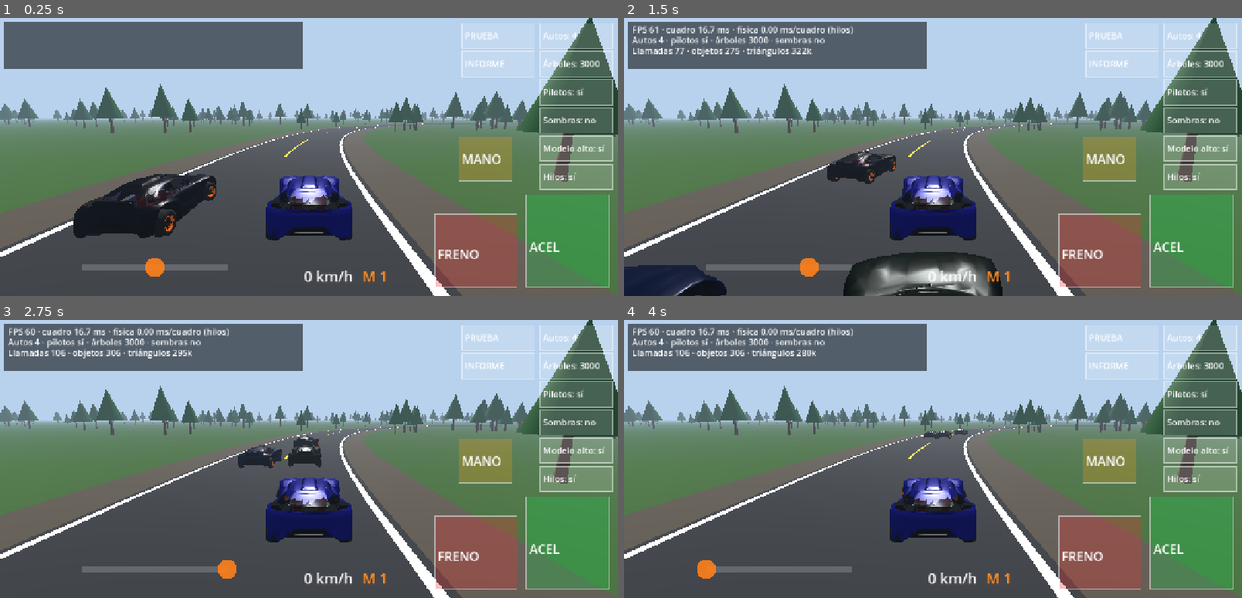
Above: before the commit, frames 1-4 (two rows, left to right).
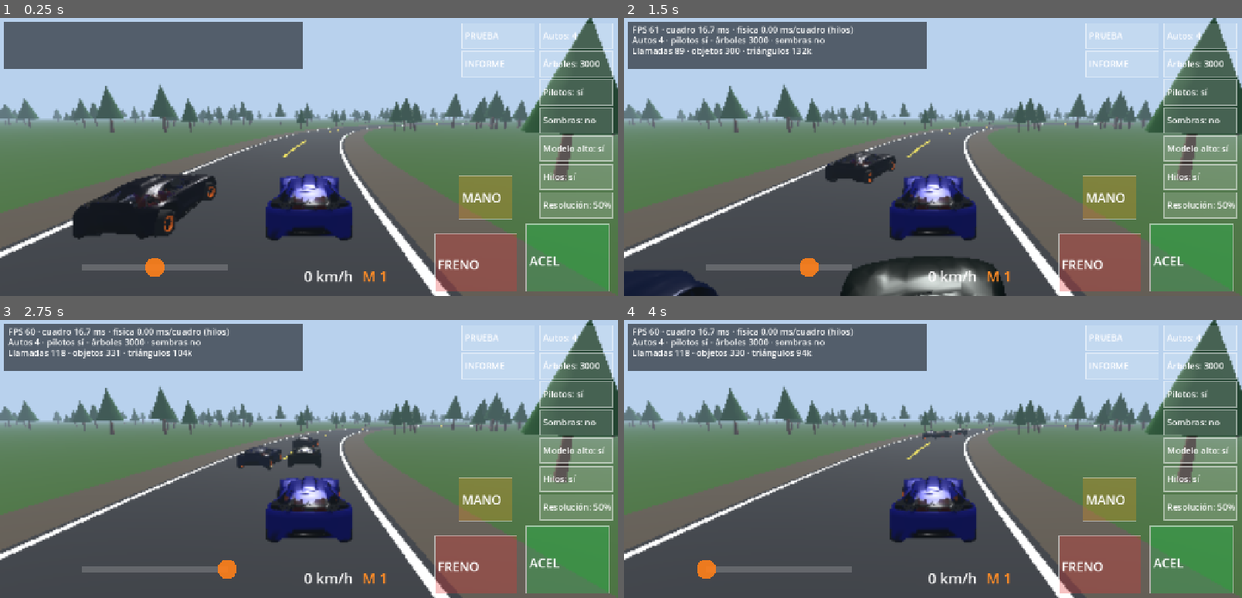
Above: after the commit, the same moments.

Repository: webmaletin-art/Rally-Sim-movile
Game: Godot game, scene res://bootstrap/boot.tscn
The game is run twice, just before and just after one commit, with the same random seed, the same clock (stepped at 60 frames per second) and the same inputs.
Inputs (mouse positions are in pixels of both pictures, inside the frame that each line leads up to):
- Up to frame 1 (0.25 s): no input
- Up to frame 2 (1.5 s): move the mouse to (1068, 143) at 0.52 s; hold D 0.53-1.25 s; click (1068, 143) at 0.67 s; tap Space at 0.77 s; drag from (809, 170) to (902, 212) at 1.27 s
- Up to frame 3 (2.75 s): move the mouse to (370, 397) at 2.02 s; hold D from 2.03 s (still down)
- Up to frame 4 (4 s): release D at 2.75 s; drag from (902, 514) to (747, 417) at 2.77 s; move the mouse to (1118, 500) at 3.52 s; hold A from 3.53 s (still down); tap Space at 3.77 s

The runs differ from the first frame. In frame 1, 8.4% of the frame differs, in the area x 0-100%, y 0-100%; in frame 2, 11%; in frame 3, 8.5%; in frame 4, 8.4%.

Commit message:
Godot: 3D at reduced resolution (SubViewport), chunked trees with distance culling, physics one frame ahead on worker threads, release export, richer report
The phone report showed 35 FPS with a single car and 15k triangles: the 3D
view was rendered at native 2400x1080 (about 5x the pixels of the HTML
version). The world now renders in a SubViewport at a configurable fraction
of the screen (default 50%) while the HUD stays sharp. Trees are grouped in
300 m chunks culled beyond 450 m. Physics runs a frame ahead on the worker
pool and rendering reads per-car snapshots. APKs are exported with the
release template. The report reads CPU/memory from /proc on Android.

Co-Authored-By: Claude Sonnet 5.5 <noreply@anthropic.com>
Claude-Session: https://claude.ai/code/session_01P18mcfX7vPAh1HouukYKHr

Diff:
--- a/godot/game/car/car.gd
+++ b/godot/game/car/car.gd
@@ -5,9 +5,11 @@
 const VehicleParams := preload("res://game/physics/vehicle_params.gd")
 const CarVisual := preload("res://game/car/car_visual.gd")
 const TrackBase := preload("res://game/physics/track_base.gd")
+const CarSnapshot := preload("res://game/car/car_snapshot.gd")
 
 var phys: VehiclePhysics
 var visual: Node3D
+var snap: CarSnapshot = CarSnapshot.new()
 var is_player := false
 var driver: RefCounted = null # IA (RingDriver) o null si es el jugador
 # entradas del jugador (las carga el HUD / teclado)
@@ -21,9 +23,11 @@
 	is_player = player
 	visual = CarVisual.new()
 	visual.setup(params, lo, paint, rim)
+	snap.capture(phys)
 
 func place(x: float, z: float, yaw: float) -> void:
 	phys.reset(x, z, yaw)
+	snap.capture(phys)
 
 func step(dt: float) -> void:
 	if driver != null:
@@ -32,5 +36,9 @@
 	else:
 		phys.step(dt, in_throttle, in_brake, in_steer, in_handbrake)
 
+## Copia el estado de la física a la foto (hay que llamarlo con la física quieta)
+func capture() -> void:
+	snap.capture(phys)
+
 func update_visual(dt: float) -> void:
-	visual.sync_from(phys, dt)
+	visual.sync_from(snap, dt)
--- /dev/null
+++ b/godot/game/car/car_snapshot.gd
@@ -0,0 +1,31 @@
+extends RefCounted
+## Foto del estado de un auto para dibujarlo. La física corre un cuadro adelantada en otros hilos; el dibujado y la cámara
+## leen esta copia (nunca el estado vivo), así no hay carreras de datos entre hilos.
+
+var px := 0.0
+var py := 0.0
+var pz := 0.0
+var pitch := 0.0
+var roll := 0.0
+var yaw := 0.0
+var steerAngle := 0.0
+var vLong := 0.0
+var gear := 1
+var rpm := 0.0
+var wheel_s := PackedFloat64Array([0.0, 0.0, 0.0, 0.0])
+var wheel_omega := PackedFloat64Array([0.0, 0.0, 0.0, 0.0])
+
+func capture(p) -> void:
+	px = p.px
+	py = p.py
+	pz = p.pz
+	pitch = p.pitch
+	roll = p.roll
+	yaw = p.yaw
+	steerAngle = p.steerAngle
+	vLong = p.vLong
+	gear = p.gear
+	rpm = p.rpm
+	for i in 4:
+		wheel_s[i] = p.wheels[i].s
+		wheel_omega[i] = p.wheels[i].omega
--- a/godot/game/car/car_visual.gd
+++ b/godot/game/car/car_visual.gd
@@ -3,7 +3,7 @@
 ## Estructura igual a VehicleVisual de js/main.js: el grupo está en el centro de masa; la carrocería baja hasta el piso;
 ## cada rueda cuelga de su punto de suspensión y gira con la velocidad angular real de la física.
 
-const VehiclePhysics := preload("res://game/physics/vehicle_physics.gd")
+const CarSnapshot := preload("res://game/car/car_snapshot.gd")
 const VehicleParams := preload("res://game/physics/vehicle_params.gd")
 const VOLT_WHEEL_R := 0.40 # radio de la rueda con la que se modeló el GLB
 
@@ -88,16 +88,15 @@
 	return out
 
 ## Sincroniza con el estado de la física
-func sync_from(p: VehiclePhysics, dt: float) -> void:
+func sync_from(p: CarSnapshot, dt: float) -> void:
 	position = Vector3(p.px, p.py, p.pz)
 	basis = Basis.from_euler(Vector3(p.pitch, p.yaw, p.roll), EULER_ORDER_YXZ)
 	var base := V.comHeight + V.hardpointY - V.rideOffset
 	for i in 4:
 		var w: Dictionary = wheels[i]
-		var pw = p.wheels[i]
 		var steer: Node3D = w["steer"]
-		steer.position.y = base - pw.s
+		steer.position.y = base - p.wheel_s[i]
 		if w["front"]:
 			steer.rotation.y = p.steerAngle
-		w["angle"] += pw.omega * dt
+		w["angle"] += p.wheel_omega[i] * dt
 		(w["spin"] as Node3D).rotation.x = w["angle"]
--- a/godot/game/main.gd
+++ b/godot/game/main.gd
@@ -37,6 +37,9 @@
 var hi_model := true
 var cam_mode := ""
 var threaded := true
+var world: SubViewport # el mundo 3D se dibuja acá, a menor resolución que la pantalla (el HUD queda nítido)
+var view_rect: TextureRect
+var res_scale := 0.5
 var bench_i := -1 # índice de la prueba automática en curso (-1 = apagada)
 var bench_t := 0.0
 var _bench_samples: Array = []
@@ -67,8 +70,10 @@
 			trees_n = int(a.substr(8))
 	vehicles = JSON.parse_string(FileAccess.get_file_as_string("res://game/data/vehicles.json"))
 	track = CircuitTrack.new()
+	_setup_viewport()
 	_build_world()
 	var layer := CanvasLayer.new()
+	layer.layer = 5
 	add_child(layer)
 	hud = Hud.new()
 	layer.add_child(hud)
@@ -79,6 +84,31 @@
 	_rebuild_cars()
 	if autobench:
 		_bench_start()
+
+## En celulares de gama media dibujar a la resolución nativa (2400x1080) es lo que más pesa: el mundo 3D se dibuja en un
+## SubViewport a una fracción de la pantalla y se estira; el HUD se dibuja aparte, a resolución completa.
+func _setup_viewport() -> void:
+	var l0 := CanvasLayer.new()
+	l0.layer = 0
+	add_child(l0)
+	world = SubViewport.new()
+	world.msaa_3d = Viewport.MSAA_DISABLED
+	world.render_target_update_mode = SubViewport.UPDATE_ALWAYS
+	add_child(world)
+	view_rect = TextureRect.new()
+	view_rect.texture = world.get_texture()
+	view_rect.expand_mode = TextureRect.EXPAND_IGNORE_SIZE
+	view_rect.stretch_mode = TextureRect.STRETCH_SCALE
+	view_rect.texture_filter = CanvasItem.TEXTURE_FILTER_LINEAR
+	l0.add_child(view_rect)
+	get_tree().root.size_changed.connect(_on_resize)
+	_on_resize()
+
+func _on_resize() -> void:
+	var win := Vector2(DisplayServer.window_get_size())
+	world.size = Vector2i(maxi(320, int(win.x * res_scale)), maxi(180, int(win.y * res_scale)))
+	view_rect.position = Vector2.ZERO
+	view_rect.size = get_viewport().get_visible_rect().size
 
 func _build_world() -> void:
 	var env := Environment.new()
@@ -92,19 +122,19 @@
 	env.fog_density = 0.0016
 	var we := WorldEnvironment.new()
 	we.environment = env
-	add_child(we)
+	world.add_child(we)
 	sun = DirectionalLight3D.new()
 	sun.rotation_degrees = Vector3(-52, 35, 0)
 	sun.light_energy = 1.25
 	sun.shadow_enabled = false
 	sun.directional_shadow_mode = DirectionalLight3D.SHADOW_PARALLEL_2_SPLITS
 	sun.directional_shadow_max_distance = 90.0
-	add_child(sun)
+	world.add_child(sun)
 	cam = Camera3D.new()
 	cam.fov = 62.0
 	cam.near = 0.15
-	cam.far = 2500.0
-	add_child(cam)
+	cam.far = 1200.0
+	world.add_child(cam)
 	cam.make_current()
 	var ground := MeshInstance3D.new()
 	var pm := PlaneMesh.new()
@@ -114,7 +144,7 @@
 	gm.albedo_color = Color(0.21, 0.35, 0.15)
 	gm.roughness = 1.0
 	ground.material_override = gm
-	add_child(ground)
+	world.add_child(ground)
 	var road := MeshInstance3D.new()
 	road.mesh = track.build_road_mesh()
 	var rm := StandardMaterial3D.new()
@@ -122,27 +152,31 @@
 	rm.roughness = 0.9
 	rm.cull_mode = BaseMaterial3D.CULL_DISABLED
 	road.material_override = rm
-	add_child(road)
-
+	world.add_child(road)
+
+## Árboles: dos MultiMesh por zona de 300 m (troncos y copas). Cada zona se dibuja solo si está a la vista y a menos de
+## 450 m: en un bosque grande el celular no paga por lo que no se ve.
 func _rebuild_trees() -> void:
 	if trees_node != null:
 		trees_node.queue_free()
 	trees_node = Node3D.new()
-	add_child(trees_node)
+	world.add_child(trees_node)
 	if trees_n <= 0:
 		return
 	var trunk := CylinderMesh.new()
 	trunk.top_radius = 0.14
 	trunk.bottom_radius = 0.24
 	trunk.height = 2.4
-	trunk.radial_segments = 6
+	trunk.radial_segments = 5
 	trunk.rings = 1
+	trunk.cap_top = false
 	var crown := CylinderMesh.new()
 	crown.top_radius = 0.0
 	crown.bottom_radius = 1.7
 	crown.height = 4.6
-	crown.radial_segments = 8
+	crown.radial_segments = 6
 	crown.rings = 1
+	crown.cap_top = false
 	var tm := StandardMaterial3D.new()
 	tm.albedo_color = Color(0.30, 0.20, 0.12)
 	tm.roughness = 1.0
@@ -151,33 +185,42 @@
 	cm.roughness = 1.0
 	trunk.material = tm
 	crown.material = cm
-	var mm_t := MultiMesh.new()
-	mm_t.transform_format = MultiMesh.TRANSFORM_3D
-	mm_t.mesh = trunk
-	mm_t.instance_count = trees_n
-	var mm_c := MultiMesh.new()
-	mm_c.transform_format = MultiMesh.TRANSFORM_3D
-	mm_c.mesh = crown
-	mm_c.instance_count = trees_n
 	var rng := RandomNumberGenerator.new()
 	rng.seed = 12345
+	var cells := {}
 	for i in trees_n:
 		var th := rng.randf() * TAU
 		var off := rng.randf_range(11.0, 260.0) * (1.0 if rng.randf() < 0.5 else -1.0)
 		var c: Vector2 = track.center(th)
 		var t: Vector2 = track.tangent(th)
 		var p := c + Vector2(-t.y, t.x) * off
-		var sc := rng.randf_range(0.8, 1.7)
-		mm_t.set_instance_transform(i, Transform3D(Basis().scaled(Vector3(sc, sc, sc)), Vector3(p.x, 1.2 * sc, p.y)))
-		mm_c.set_instance_transform(i, Transform3D(Basis().scaled(Vector3(sc, sc, sc)), Vector3(p.x, 4.4 * sc, p.y)))
-	var a := MultiMeshInstance3D.new()
-	a.multimesh = mm_t
-	var b := MultiMeshInstance3D.new()
-	b.multimesh = mm_c
-	trees_node.add_child(a)
-	trees_node.add_child(b)
+		var key := Vector2i(floori(p.x / 300.0), floori(p.y / 300.0))
+		if not cells.has(key):
+			cells[key] = []
+		cells[key].append([p.x, p.y, rng.randf_range(0.8, 1.7)])
+	for key in cells:
+		var list: Array = cells[key]
+		var mm_t := MultiMesh.new()
+		mm_t.transform_format = MultiMesh.TRANSFORM_3D
+		mm_t.mesh = trunk
+		mm_t.instance_count = list.size()
+		var mm_c := MultiMesh.new()
+		mm_c.transform_format = MultiMesh.TRANSFORM_3D
+		mm_c.mesh = crown
+		mm_c.instance_count = list.size()
+		for i in list.size():
+			var e: Array = list[i]
+			var sc: float = e[2]
+			mm_t.set_instance_transform(i, Transform3D(Basis().scaled(Vector3(sc, sc, sc)), Vector3(e[0], 1.2 * sc, e[1])))
+			mm_c.set_instance_transform(i, Transform3D(Basis().scaled(Vector3(sc, sc, sc)), Vector3(e[0], 4.4 * sc, e[1])))
+		for mm in [mm_t, mm_c]:
+			var inst := MultiMeshInstance3D.new()
+			inst.multimesh = mm
+			inst.visibility_range_end = 450.0
+			trees_node.add_child(inst)
 
 func _rebuild_cars() -> void:
+	_finish_physics()
 	for c in cars:
 		c.visual.queue_free()
 	cars.clear()
@@ -196,7 +239,7 @@
 			car.driver = RingDriver.new(track, 20.0 + float((i * 7) % 9), (float((i * 5) % 7) - 3.0) * 0.9)
 		var sp: Array = track.start_pose(i)
 		car.place(sp[0], sp[1], sp[2])
-		add_child(car.visual)
+		world.add_child(car.visual)
 		if no_body:
 			car.visual.body.get_child(0).visible = false
 		if pilots_on:
@@ -206,9 +249,10 @@
 	cam_ready = false
 
 ## Prueba automática: recorre varias cargas (cada una 6 s, descartando el primer segundo y medio) y muestra la tabla.
+## [autos, árboles, pilotos, sombras, hilos, resolución]
 const BENCH_CFGS := [
-	[1, 0, 0, 0, 1], [1, 3000, 1, 0, 1], [4, 3000, 1, 0, 1], [8, 3000, 1, 0, 1],
-	[8, 8000, 1, 0, 1], [8, 8000, 0, 0, 1], [8, 3000, 1, 0, 0], [4, 3000, 1, 1, 1]]
+	[1, 0, 0, 0, 1, 1.0], [1, 0, 0, 0, 1, 0.5], [1, 3000, 1, 0, 1, 0.5], [4, 3000, 1, 0, 1, 0.5],
+	[8, 3000, 1, 0, 1, 0.5], [8, 8000, 1, 0, 1, 0.5], [8, 3000, 0, 0, 1, 0.5], [8, 3000, 1, 0, 0, 0.5], [4, 3000, 1, 1, 1, 0.5]]
 
 func _bench_start() -> void:
 	bench_i = -1
@@ -220,7 +264,7 @@
 	bench_i += 1
 	if bench_i >= BENCH_CFGS.size():
 		bench_i = -1
-		var lines := ["RESULTADOS (mandame una captura de esto)", "autos · árboles · pilotos · sombras · hilos  →  FPS · ms/cuadro · física ms · llamadas · triángulos"]
+		var lines := ["RESULTADOS (mandame una captura de esto)", "autos · árboles · pilotos · sombras · hilos · resolución  →  FPS · ms/cuadro · física ms · llamadas · triángulos"]
 		for r in bench_results:
 			lines.append(r)
 		lines.append("Tocá INFORME para copiar el informe completo")
@@ -239,6 +283,8 @@
 	pilots_on = c[2] == 1
 	sun.shadow_enabled = c[3] == 1
 	threaded = c[4] == 1
+	res_scale = c[5]
+	_on_resize()
 	if new_trees != trees_n or trees_node == null:
 		trees_n = new_trees
 		_rebuild_trees()
@@ -270,8 +316,8 @@
 			stri += s[3]
 		var c: Array = BENCH_CFGS[bench_i]
 		if n > 0:
-			bench_results.append("%2d autos · %5d árb · pil %s · som %s · hilos %s  →  %3d FPS · %5.1f ms · fis %4.1f · %4d llam · %dk tri" % [
-				c[0], c[1], "sí" if c[2] == 1 else "no", "sí" if c[3] == 1 else "no", "sí" if c[4] == 1 else "no",
+			bench_results.append("%2d autos · %5d árb · pil %s · som %s · hilos %s · res %3d%%  →  %3d FPS · %5.1f ms · fis %4.1f · %4d llam · %dk tri" % [
+				c[0], c[1], "sí" if c[2] == 1 else "no", "sí" if c[3] == 1 else "no", "sí" if c[4] == 1 else "no", int(c[5] * 100.0),
 				int(round(float(n) / sdt)), sdt / n * 1000.0, sph / n, int(sdc / n), int(stri / n / 1000.0)])
 			var slow := 0
 			var slow20 := 0
@@ -297,11 +343,28 @@
 	out.append("Fecha: " + Time.get_datetime_string_from_system())
 	out.append("Juego: versión %s" % v)
 	out.append("Motor: Godot %s · renderizador %s" % [Engine.get_version_info()["string"], str(ProjectSettings.get_setting("rendering/renderer/rendering_method"))])
-	out.append("Teléfono: %s · %s %s" % [OS.get_model_name(), OS.get_name(), OS.get_version()])
-	out.append("Procesador: %s · %d núcleos" % [OS.get_processor_name(), OS.get_processor_count()])
-	out.append("Memoria: %d MB en total · %d MB libres" % [int(float(mem.get("physical", 0)) / 1048576.0), int(float(mem.get("available", mem.get("free", 0))) / 1048576.0)])
+	var ver := OS.get_version()
+	if ver == "" and OS.has_method("get_version_alias"):
+		ver = str(OS.call("get_version_alias"))
+	out.append("Teléfono: %s · %s %s" % [OS.get_model_name(), OS.get_name(), ver])
+	var cpu := OS.get_processor_name()
+	if cpu.strip_edges() == "":
+		cpu = _proc_value("/proc/cpuinfo", ["Hardware", "model name", "Processor"])
+	var freqs: Array = []
+	for i in OS.get_processor_count():
+		var f := "/sys/devices/system/cpu/cpu%d/cpufreq/cpuinfo_max_freq" % i
+		if FileAccess.file_exists(f):
+			freqs.append(str(int(FileAccess.get_file_as_string(f).strip_edges().to_int() / 1000)))
+	out.append("Procesador: %s · %d núcleos%s" % [cpu if cpu != "" else "(no informa)", OS.get_processor_count(), (" · MHz máx.: " + ", ".join(freqs)) if freqs.size() > 0 else ""])
+	var mem_total := int(float(mem.get("physical", 0)) / 1048576.0)
+	var mem_free := int(float(mem.get("available", mem.get("free", 0))) / 1048576.0)
+	if mem_total <= 0:
+		mem_total = int(_proc_value("/proc/meminfo", ["MemTotal"]).to_int() / 1024)
+		mem_free = int(_proc_value("/proc/meminfo", ["MemAvailable"]).to_int() / 1024)
+	out.append("Memoria: %d MB en total · %d MB libres" % [mem_total, mem_free])
 	out.append("GPU: %s · %s · %s" % [RenderingServer.get_video_adapter_name(), RenderingServer.get_video_adapter_vendor(), RenderingServer.get_video_adapter_api_version()])
 	var hz := DisplayServer.screen_get_refresh_rate()
+	out.append("Dibujado del mundo 3D a %d%% de la pantalla" % int(res_scale * 100.0))
 	out.append("Pantalla: %dx%d · %s Hz" % [DisplayServer.window_get_size().x, DisplayServer.window_get_size().y, ("%.0f" % hz) if is_finite(hz) and hz > 0.0 else "?"])
 	out.append("")
 	if bench_results.is_empty():
@@ -309,14 +372,27 @@
 		out.append(hud.stats_text.replace("\n", " | "))
 	else:
 		out.append("PRUEBA AUTOMÁTICA (cada configuración 6 s, sin contar el primer segundo y medio)")
-		out.append("autos · árboles · pilotos · sombras · hilos  →  FPS · ms/cuadro · física ms · llamadas · triángulos")
+		out.append("autos · árboles · pilotos · sombras · hilos · resolución  →  FPS · ms/cuadro · física ms · llamadas · triángulos")
 		for r in bench_results:
 			out.append(r)
 		out.append("")
+		out.append("(fís = milisegundos por cuadro que el hilo principal pierde esperando a la física; con hilos debería ser ~0)")
 		out.append("DETALLE (p50/p95/p99 = tiempo de cuadro del 50%, 95% y 99% de los cuadros; cuadros lentos = tirones)")
 		for r in report_body:
 			out.append(r)
 	return "\n".join(out)
+
+## Lee un valor de /proc (Android lo deja leer): busca la primera línea "clave: valor"
+func _proc_value(path: String, keys: Array) -> String:
+	if not FileAccess.file_exists(path):
+		return ""
+	for line in FileAccess.get_file_as_string(path).split("\n"):
+		for k in keys:
+			if line.begins_with(k):
+				var parts := line.split(":", true, 1)
+				if parts.size() == 2:
+					return parts[1].strip_edges()
+	return ""
 
 func _copy_report() -> void:
 	var txt := _build_report()
@@ -346,10 +422,28 @@
 			_rebuild_cars()
 		"threads":
 			threaded = int(value) == 1
-
-## Física a 120 Hz con paso fijo propio. Cada auto es independiente: se reparten entre los núcleos del teléfono
-## (una tarea por auto y por cuadro, con todos los pasos de ese cuadro adentro) y se espera a que terminen.
+		"res":
+			res_scale = float(value)
+			_on_resize()
+
+## Física a 120 Hz con paso fijo propio, UN CUADRO ADELANTADA y en otros núcleos:
+##  · al empezar el cuadro se espera (casi nunca) a que terminen los pasos del cuadro anterior y se toma una foto de cada auto;
+##  · enseguida se lanza la física del cuadro que viene (una tarea por auto) y el hilo principal sigue con el dibujado.
+## El dibujado y la cámara usan solo la foto. Costo: un cuadro (16 ms) más de retardo al girar el volante.
+var phys_task := -1
+var phys_wait_us := 0
+
+func _finish_physics() -> void:
+	if phys_task != -1:
+		var t0 := Time.get_ticks_usec()
+		WorkerThreadPool.wait_for_group_task_completion(phys_task)
+		phys_wait_us += Time.get_ticks_usec() - t0
+		phys_task = -1
+		for c in cars:
+			c.capture()
+
 func _step_physics(dt: float) -> void:
+	_finish_physics()
 	var h := 1.0 / 120.0
 	acc = minf(acc + dt, 0.05)
 	step_n = int(acc / h)
@@ -361,15 +455,16 @@
 	pl.in_brake = hud.brake
 	pl.in_steer = hud.steer
 	pl.in_handbrake = hud.handbrake
-	var t0 := Time.get_ticks_usec()
-	if threaded and cars.size() > 1:
-		var gid := WorkerThreadPool.add_group_task(_step_car, cars.size(), -1, true, "fisica")
-		WorkerThreadPool.wait_for_group_task_completion(gid)
+	phys_frames += 1
+	if threaded:
+		phys_task = WorkerThreadPool.add_group_task(_step_car, cars.size(), -1, true, "fisica")
 	else:
+		var t0 := Time.get_ticks_usec()
 		for i in cars.size():
 			_step_car(i)
-	phys_us += Time.get_ticks_usec() - t0
-	phys_frames += 1
+		phys_us += Time.get_ticks_usec() - t0
+		for c in cars:
+			c.capture()
 
 func _step_car(i: int) -> void:
 	var c: Car = cars[i]
@@ -384,7 +479,7 @@
 		return
 	for c in cars:
 		c.update_visual(dt)
-	var p: VehiclePhysics = cars[0].phys
+	var p = cars[0].snap
 	# cámara de seguimiento
 	var target_yaw: float = p.yaw
 	if not cam_ready:
@@ -417,13 +512,14 @@
 	if stat_timer >= 0.5:
 		var fps := Engine.get_frames_per_second()
 		if phys_frames > 0:
-			shown_phys_ms = float(phys_us) / 1000.0 / float(phys_frames)
+			shown_phys_ms = float(phys_us + phys_wait_us) / 1000.0 / float(phys_frames)
 		hud.stats_text = "FPS %d · cuadro %.1f ms · física %.2f ms/cuadro (%s)\nAutos %d · pilotos %s · árboles %d · sombras %s\nLlamadas %d · objetos %d · triángulos %dk" % [
 			fps, dt * 1000.0, shown_phys_ms, "hilos" if threaded else "1 hilo", cars_n, "sí" if pilots_on else "no", trees_n, "sí" if sun.shadow_enabled else "no",
 			RenderingServer.get_rendering_info(RenderingServer.RENDERING_INFO_TOTAL_DRAW_CALLS_IN_FRAME),
 			RenderingServer.get_rendering_info(RenderingServer.RENDERING_INFO_TOTAL_OBJECTS_IN_FRAME),
 			RenderingServer.get_rendering_info(RenderingServer.RENDERING_INFO_TOTAL_PRIMITIVES_IN_FRAME) / 1000]
 		phys_us = 0
+		phys_wait_us = 0
 		phys_frames = 0
 		frame_count = 0
 		stat_timer = 0.0
--- a/godot/game/physics/vehicle_physics.gd
+++ b/godot/game/physics/vehicle_physics.gd
@@ -105,6 +105,7 @@
 var _good := Vector3.ZERO
 var _goodYaw := 0.0
 var _gt := 0
+var tire_B := 1.0 # tan(PI / (2·tireFalloff)): constante del neumático (se calcula una vez)
 
 func _init(p_track: TrackBase, p_params: VehicleParams) -> void:
 	V = p_params
@@ -167,6 +168,7 @@
 			w.s = old[i].s
 		wheels.append(w)
 	nitro = V.nitroCap
+	tire_B = tan(PI / (2.0 * V.tireFalloff))
 
 func reset(p_x := 0.35, p_z := 0.0, p_yaw := 0.0) -> void:
 	px = p_x
@@ -224,9 +226,8 @@
 			return c[i - 1][1] + (c[i][1] - c[i - 1][1]) * u
 	return c[c.size() - 1][1]
 
-static func tire_curve(s: float, C: float) -> float:
-	var B := tan(PI / (2.0 * C))
-	return sin(C * atan(B * s))
+func tire_curve(s: float) -> float:
+	return sin(V.tireFalloff * atan(tire_B * s))
 
 ## Un paso de física (dt = 1/120). input: {throttle, brake, steer, handbrake, nitro, shift}
 func step(dt: float, throttle_in: float, brake_in: float, steer_in: float, handbrake_in: bool, nitro_in := false, shift_in := 0) -> void:
@@ -321,15 +322,15 @@
 			w.Fz = maxf(0.0, F)
 			if not prev_contact or cv > 1.0:
 				w.impact = maxf(w.impact, absf(cv) * (1.6 if d < w.sMin else 1.0))
-	# barras estabilizadoras
-	for pair in [[W[0], W[1], V.arbF], [W[2], W[3], V.arbR]]:
-		var L: Wheel = pair[0]
-		var Rw: Wheel = pair[1]
-		var kk: float = pair[2]
-		if L.contact and Rw.contact:
-			var df := kk * (L.comp - Rw.comp)
-			L.Fz = maxf(0.0, L.Fz + df)
-			Rw.Fz = maxf(0.0, Rw.Fz - df)
+	# barras estabilizadoras (delantera y trasera)
+	if W[0].contact and W[1].contact:
+		var dfF := V.arbF * (W[0].comp - W[1].comp)
+		W[0].Fz = maxf(0.0, W[0].Fz + dfF)
+		W[1].Fz = maxf(0.0, W[1].Fz - dfF)
+	if W[2].contact and W[3].contact:
+		var dfR := V.arbR * (W[2].comp - W[3].comp)
+		W[2].Fz = maxf(0.0, W[2].Fz + dfR)
+		W[3].Fz = maxf(0.0, W[3].Fz - dfR)
 	contacts = cnt
 	brake = brk
 	hbIn = handbrake
@@ -373,10 +374,11 @@
 			var Ft := 0.0
 			var lsens := clampf(1.0 - 0.12 * (Ft0 / w.Fz0 - 1.0), 0.74, 1.12)
 			if s > 1e-6:
-				F = mu * lsens * Ft0 * tire_curve(s, V.tireFalloff)
+				var tcs := tire_curve(s)
+				F = mu * lsens * Ft0 * tcs
 				fl = F * sx / s * w.longMul
 				Ft = -F * sy2 / s * w.latMul
-				var d1 := (tire_curve(s + 0.02, V.tireFalloff) - tire_curve(s, V.tireFalloff)) / 0.02
+				var d1 := (tire_curve(s + 0.02) - tcs) / 0.02
 				k = mu * Ft0 * maxf(0.08, d1 * absf(sx) / s + (0.3 if s < 1.0 else 0.0)) / V.slipPeakLong * R / den
 			else:
 				k = mu * Ft0 * 2.0 / V.slipPeakLong * R / den
--- a/godot/game/ui/hud.gd
+++ b/godot/game/ui/hud.gd
@@ -30,6 +30,7 @@
 	"shadows": [0, [0, 1]],
 	"hi": [1, [0, 1]],
 	"threads": [1, [0, 1]],
+	"res": [1, [0.35, 0.5, 0.7, 1.0]],
 }
 
 func _ready() -> void:
@@ -48,13 +49,13 @@
 	_buttons.clear()
 	var bw := 150.0
 	var bh := 70.0
-	_buttons.append({"id": "gas", "rect": Rect2(s.x - 190, s.y - 210, 170, 190), "label": "ACEL"})
-	_buttons.append({"id": "brake", "rect": Rect2(s.x - 380, s.y - 170, 170, 150), "label": "FRENO"})
-	_buttons.append({"id": "hb", "rect": Rect2(s.x - 330, s.y - 330, 110, 90), "label": "MANO"})
+	_buttons.append({"id": "gas", "rect": Rect2(s.x - 190, s.y - 150, 170, 140), "label": "ACEL"})
+	_buttons.append({"id": "brake", "rect": Rect2(s.x - 380, s.y - 130, 170, 120), "label": "FRENO"})
+	_buttons.append({"id": "hb", "rect": Rect2(s.x - 330, s.y - 250, 110, 90), "label": "MANO"})
 	_buttons.append({"id": "bench", "rect": Rect2(s.x - 2.0 * bw - 24, 10, bw, bh * 0.75), "label": "PRUEBA"})
 	_buttons.append({"id": "copy", "rect": Rect2(s.x - 2.0 * bw - 24, 10 + (bh * 0.75 + 6), bw, bh * 0.75), "label": "INFORME"})
-	var keys := ["cars", "trees", "pilots", "shadows", "hi", "threads"]
-	var names := {"cars": "Autos", "trees": "Árboles", "pilots": "Pilotos", "shadows": "Sombras", "hi": "Modelo alto", "threads": "Hilos"}
+	var keys := ["cars", "trees", "pilots", "shadows", "hi", "threads", "res"]
+	var names := {"cars": "Autos", "trees": "Árboles", "pilots": "Pilotos", "shadows": "Sombras", "hi": "Modelo alto", "threads": "Hilos", "res": "Resolución"}
 	for i in keys.size():
 		_buttons.append({"id": "opt:" + keys[i], "rect": Rect2(s.x - bw - 12, 10 + i * (bh * 0.75 + 6), bw, bh * 0.75), "label": names[keys[i]]})
 
@@ -176,7 +177,7 @@
 		if id.begins_with("opt:"):
 			var key := id.substr(4)
 			var val = option_value(key)
-			lab += ": " + (("sí" if int(val) == 1 else "no") if key in ["pilots", "shadows", "hi", "threads"] else str(val))
+			lab += ": " + (("sí" if int(val) == 1 else "no") if key in ["pilots", "shadows", "hi", "threads"] else (("%d%%" % int(float(val) * 100.0)) if key == "res" else str(val)))
 		var fs := 18 if (id.begins_with("opt:") or id == "bench" or id == "copy") else 26
 		draw_string(font, Vector2(r.position.x + 6, r.position.y + r.size.y * 0.62), lab, HORIZONTAL_ALIGNMENT_LEFT, r.size.x - 8, fs, Color(1, 1, 1))
 	if result_text != "":
Not shown, changed: .github/workflows/build-godot.yml
